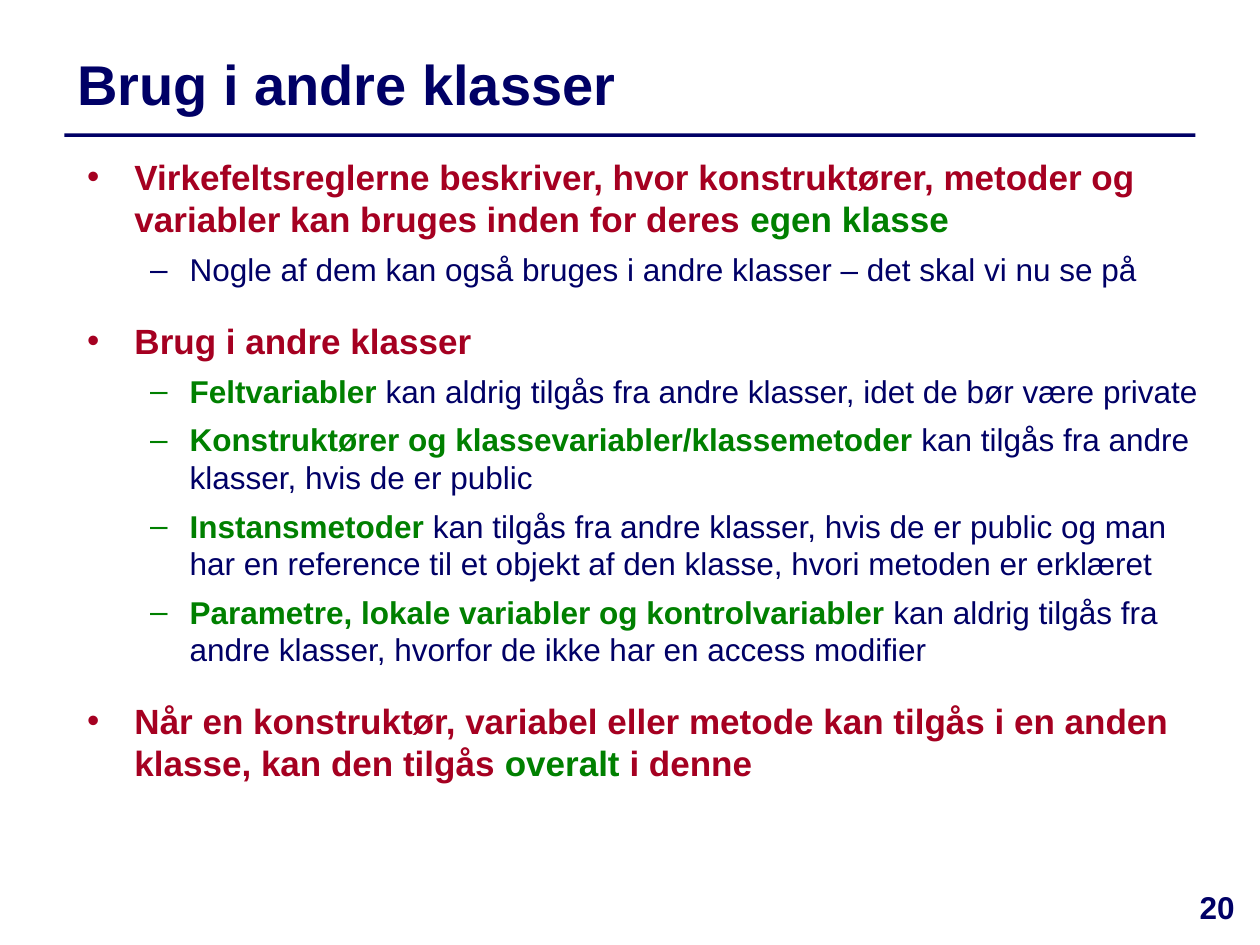
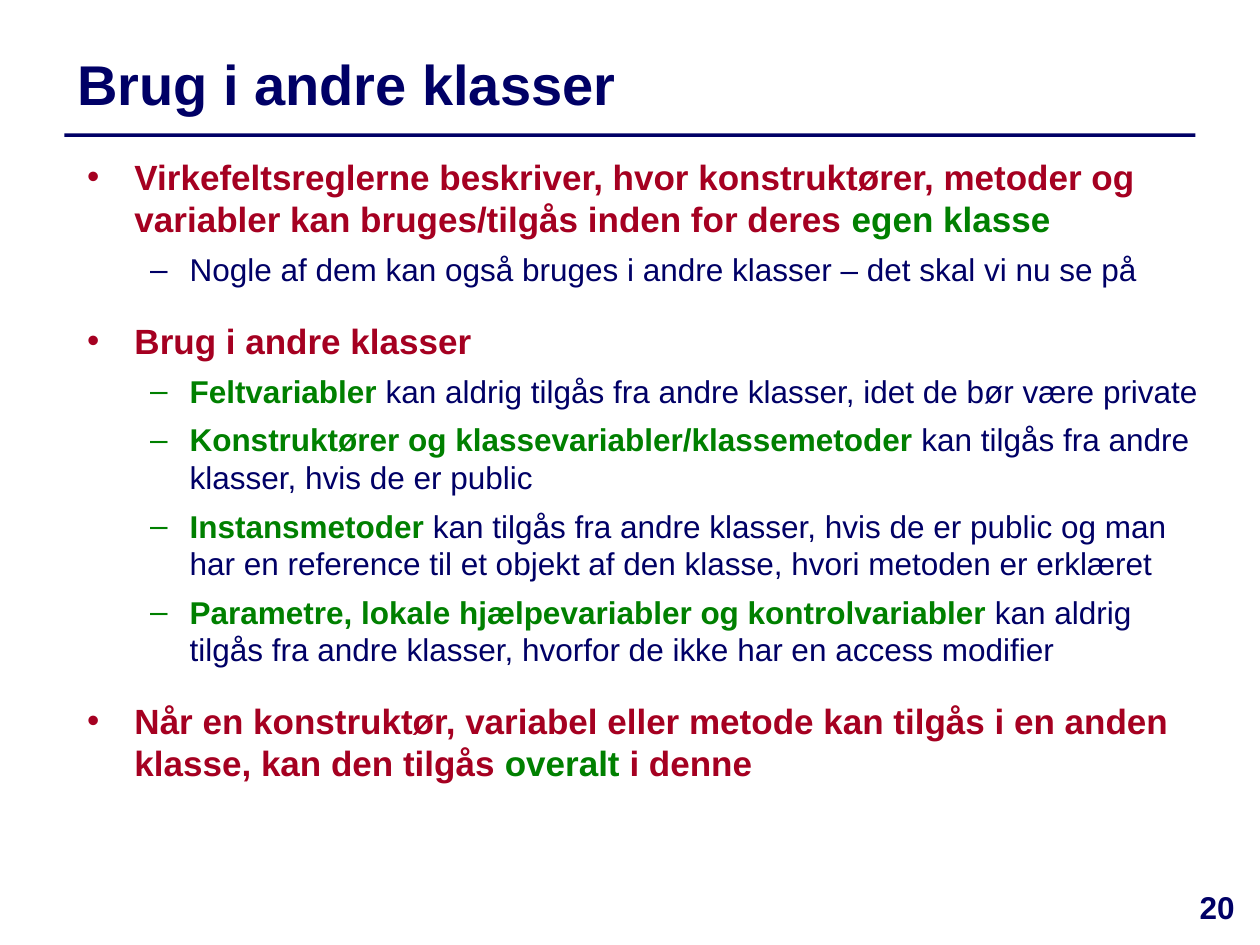
Before and after one commit to IntProgAU/Materiale, a slide deck: slide 20 of web/e23/uge_4b/Slides-Uge4-Torsdag.pptx. Drawn at 1260x945 pixels with LibreOffice and Linux fonts; fonts in the diff are those of the drawing. Boxes give left, top, right and bottom in pixels: in the first picture for what was removed or moved away, otherwise in the second. Text is boxed around its words. In the diff, an @@ line names an element or a change of style, - is before the commit and + after.

```diff
--- a/web/e23/uge_4b/Slides-Uge4-Torsdag.pptx
+++ b/web/e23/uge_4b/Slides-Uge4-Torsdag.pptx
@@ text at <box>134,164,1134,239</box>: text changed @@
-  • Virkefeltsreglerne beskriver, hvor konstruktører, metoder og variabler kan bruges inden for deres egen klasse
+  • Virkefeltsreglerne beskriver, hvor konstruktører, metoder og variabler kan bruges/tilgås inden for deres egen klasse
@@ text at <box>190,601,1131,667</box>: text changed @@
-  – Parametre, lokale variabler og kontrolvariabler kan aldrig tilgås fra andre klasser, hvorfor de ikke har en access modifier
+  – Parametre, lokale hjælpevariabler og kontrolvariabler kan aldrig tilgås fra andre klasser, hvorfor de ikke har en access modifier
```
Also in this commit, not shown: 4 other slides changed, 4 other files.
